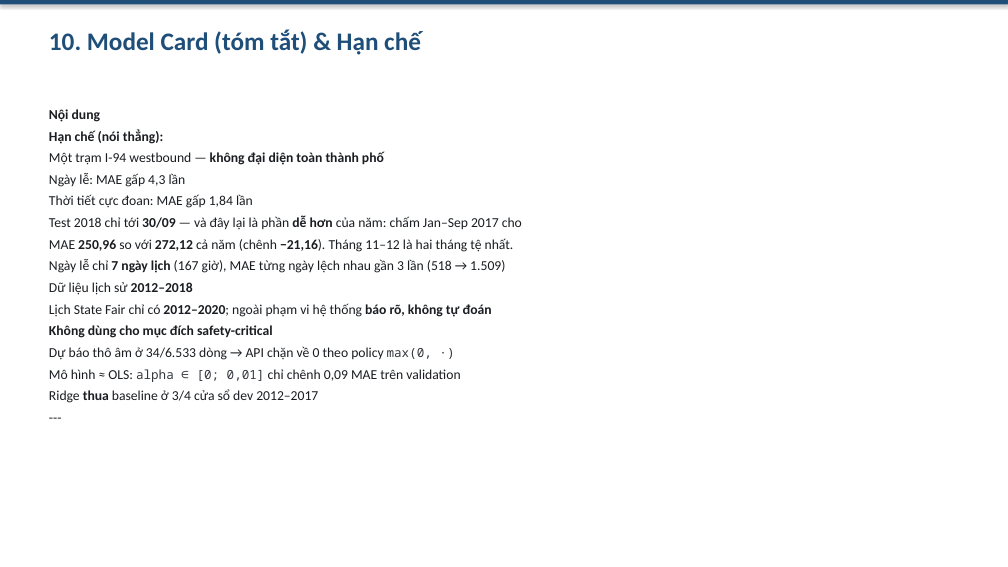
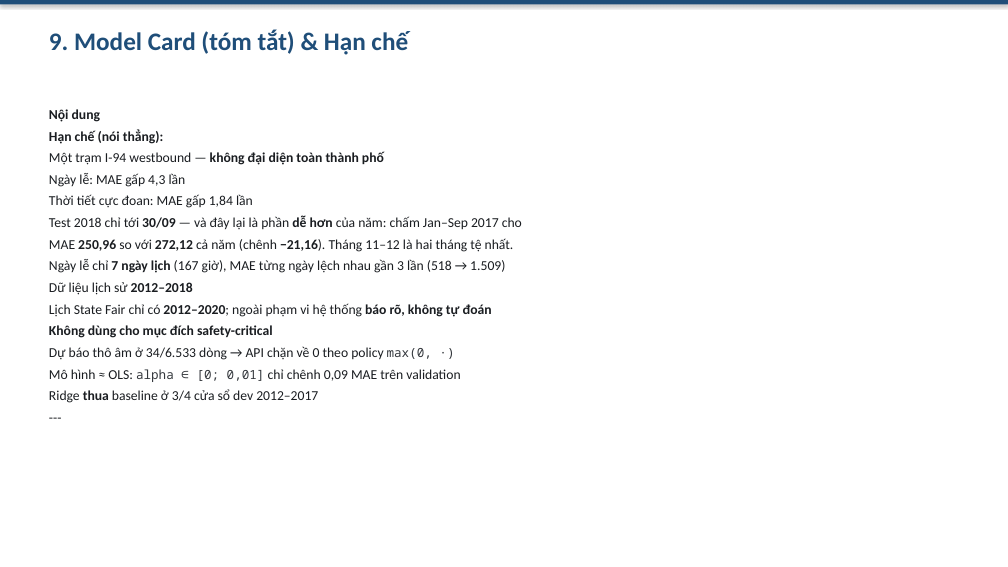
Before and after one commit to laivannha0202/DU-BAO-LUU-LUONG-GIAO-THONG-VOI-CHIA-TAP-THEO-THOI-GIAN, a slide deck: slide 10 of release/slides.pptx (slide 11 before the commit). Drawn at 1008x567 pixels with LibreOffice and Linux fonts; fonts in the diff are those of the drawing. Boxes give left, top, right and bottom in pixels: in the first picture for what was removed or moved away, otherwise in the second. Text is boxed around its words. In the diff, an @@ line names an element or a change of style, - is before the commit and + after.

```diff
--- a/release/slides.pptx
+++ b/release/slides.pptx
@@ text at (49,29,408,55): text changed @@
-10. Model Card (tóm tắt) & Hạn chế
+9. Model Card (tóm tắt) & Hạn chế
```
Also in this commit, not shown: 9 other slides changed, 1 slide removed, 3 other files.
